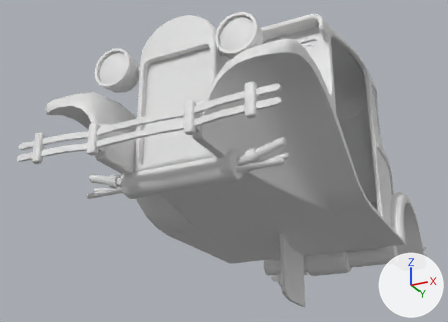
A saved change to the FBX model Assets/3Dmodels/3Dmodels_Vehicles/3Dmodels_Vehicles_Cars/3Dmodel_Vehicle_Car_Small/3Dmodel_Vehicle_Car_Small.fbx.
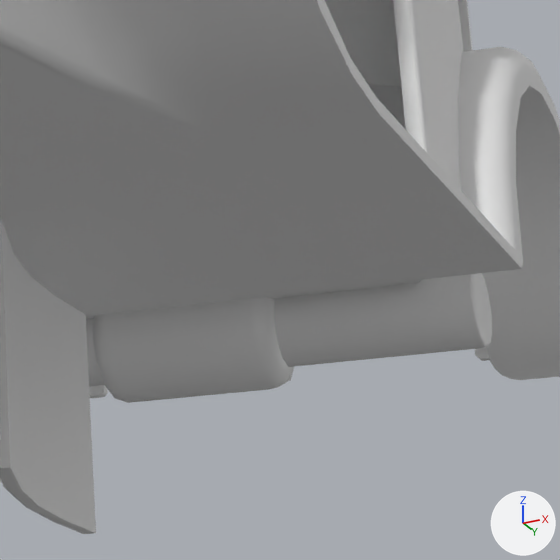
There are two pictures of each version: one whole from a camera (50 mm lens) standing at (1.92, -4.91, -1.03) and looking at (-0.42, -0.23, 1.07), one close up on the part from 63% to 92% of the width and 56% to 97% of the height. Lighting does not change. The marker at lower right points along +X, +Y and +Z. The first two pictures are the older version. Where no turn or scale is listed for an object, it has been applied to the vertices. Vertices at exactly the same position are counted once.

Objects in the first close-up: 'Vehicle_Car_Small_Base', 'Vehicle_Car_Small_Door'.
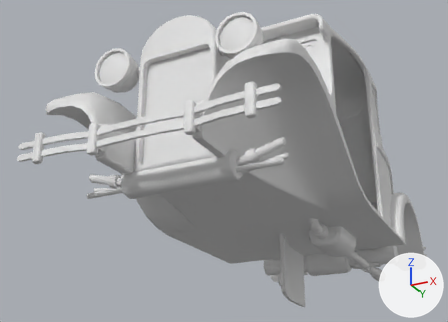
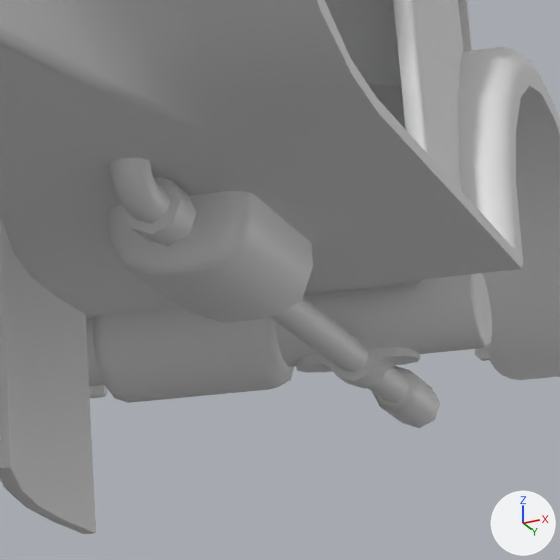
The change, as JSON lines over the scene's bpy script:
```json
{"block": "me_vehicle_car_small_base", "where": "# used by ob_vehicle_car_small_base; location = (0.0, 0.0, 0.0)"}
{"op": "remove", "block": "me_vehicle_car_small_base", "code": "me_vehicle_car_small_base.from_pydata(...)  # 3406 vertices, 3724 faces; spans x -0.9..0.9, y -2.24..2.25, z 0.27..2.15"}
{"op": "add", "block": "me_vehicle_car_small_base", "code": "me_vehicle_car_small_base.from_pydata(...)  # 3633 vertices, 3947 faces; spans x -0.9..0.9, y -2.24..2.25, z 0.25..2.15"}
{"block": "me_vehicle_car_small_base", "change": "me_vehicle_car_small_base part 1: a new loose piece of 227 vertices spanning x 0.25..0.55, y -0.31..2.0, z 0.25..0.44, in mat_material_vehicle_car_small (white #e7e7e7)"}
```

What differs and where, as boxes (x1, y1, x2, y2) in the close-ups (560 x 560 px):
```json
{"object": "Vehicle_Car_Small_Base", "change": "reshaped", "before": [0, 0, 560, 403], "after": [0, 0, 560, 428]}
{"part": 1, "of": "me_vehicle_car_small_base", "change": "added", "after": [108, 158, 440, 428]}
```
